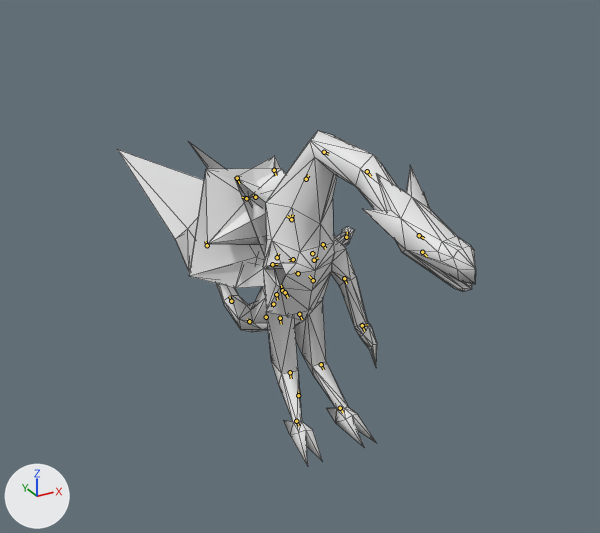
The Blender file assets-src/rooms/tavern/creature-clips/Dragon.blend, before and after one commit.
One viewpoint serves both versions: a 50 mm camera at (-0.773, -1.437, 1.069) aimed at (0.061, 0.08, 0.311). The lights are fixed; the arrows at lower left show +X, +Y and +Z. The older version comes first. Both versions are drawn at frame 18 of the action 'SitSlap'; the numbers are the values there. The bones that bend it are drawn over the model as lines. Mesh edges are drawn as thin lines.

The first picture shows 'DragonSourceMesh'.
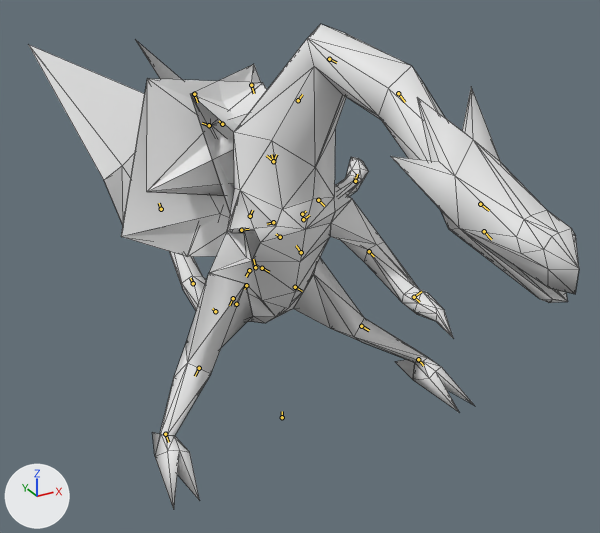
Boxes (x1, y1, x2, y2) around the edits, measured in the pictures (600 x 533 px):
'DragonSourceMesh', posed (53% wider, 45% taller): before (118, 131, 476, 466); after (29, 24, 579, 509)
bone 'COG', root to tip: before (298, 395) to (298, 391); after (282, 417) to (282, 411)
bone 'Spine_1', root to tip: before (277, 257) to (278, 253); after (250, 216) to (252, 210)
bone 'Arm_R', root to tip: before (272, 264) to (277, 264); after (241, 230) to (249, 229)
bone 'Arm_L', root to tip: before (323, 244) to (325, 248); after (318, 200) to (324, 206)
bone 'Pelvis_L', root to tip: before (285, 292) to (288, 297); after (262, 268) to (269, 272)
bone 'Leg_L', root to tip: before (299, 314) to (302, 319); after (295, 287) to (302, 291)
bone 'Shin_L', root to tip: before (321, 364) to (323, 369); after (361, 326) to (369, 330)
bone 'Foot_L', root to tip: before (340, 408) to (343, 412); after (418, 359) to (423, 365)
bone 'Pelvis_R', root to tip: before (276, 294) to (277, 300); after (249, 270) to (246, 276)
bone 'Leg_R', root to tip: before (280, 318) to (281, 324); after (233, 298) to (229, 305)
bone 'Shin_R', root to tip: before (290, 372) to (291, 378); after (199, 368) to (195, 376)
bone 'Foot_R', root to tip: before (296, 421) to (299, 426); after (165, 434) to (168, 442)

What the commit changed:
Bone 'COG' (bone_cog) moves from (0.0, 0.044, 0.024) to (0.0, -0.064, -0.058).
Bone 'COG' (bone_cog) is rescaled from (0.55, 0.55, 0.55) to (0.85, 0.85, 0.85).
Bone 'Spine_1' (bone_spine_1) turns from (0, 10, 6) to (-6, 10, 5) degrees about its own x, y and z.
Bone 'Arm_R' (bone_arm_r) turns from (-2, 28, 136) to (-3, 44, 138) degrees about its own x, y and z.
Bone 'Arm_L' (bone_arm_l) turns from (7, -1, -30) to (33, -12, -63) degrees about its own x, y and z.
Bone 'Pelvis_L' (bone_pelvis_l) turns from (19, -34, -30) to (15, -49, 0) degrees about its own x, y and z.
Bone 'Leg_L' (bone_leg_l) turns from (-16, 35, 13) to (-1, 48, 21) degrees about its own x, y and z.
Bone 'Shin_L' (bone_shin_l) turns from (-53, 0, -19) to (-56, 5, -26) degrees about its own x, y and z.
Bone 'Foot_L' (bone_foot_l) turns from (-61, -6, 24) to (-77, -36, 44) degrees about its own x, y and z.
Bone 'Pelvis_R' (bone_pelvis_r) turns from (24, 34, 31) to (22, 49, 1) degrees about its own x, y and z.
Bone 'Leg_R' (bone_leg_r) turns from (-24, -33, -8) to (-14, -48, -12) degrees about its own x, y and z.
Bone 'Shin_R' (bone_shin_r) turns from (-52, 0, 18) to (-55, -7, 26) degrees about its own x, y and z.
Bone 'Foot_R' (bone_foot_r) turns from (-60, 6, -24) to (-74, 39, -45) degrees about its own x, y and z.
